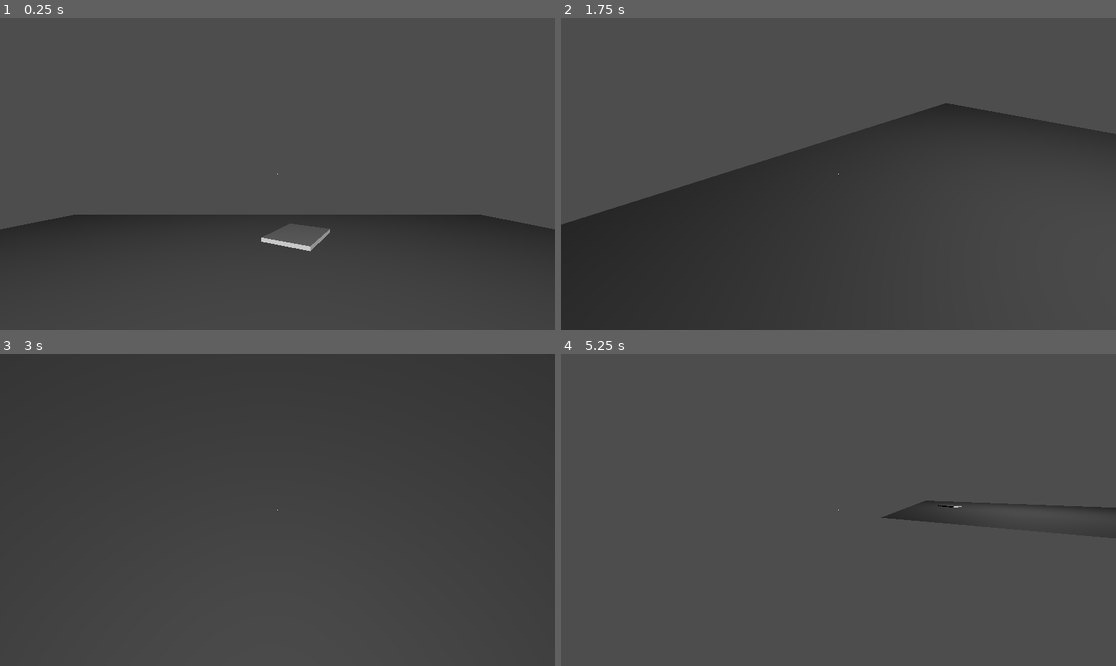
Above: before the commit, frames 1-4 (two rows, left to right).
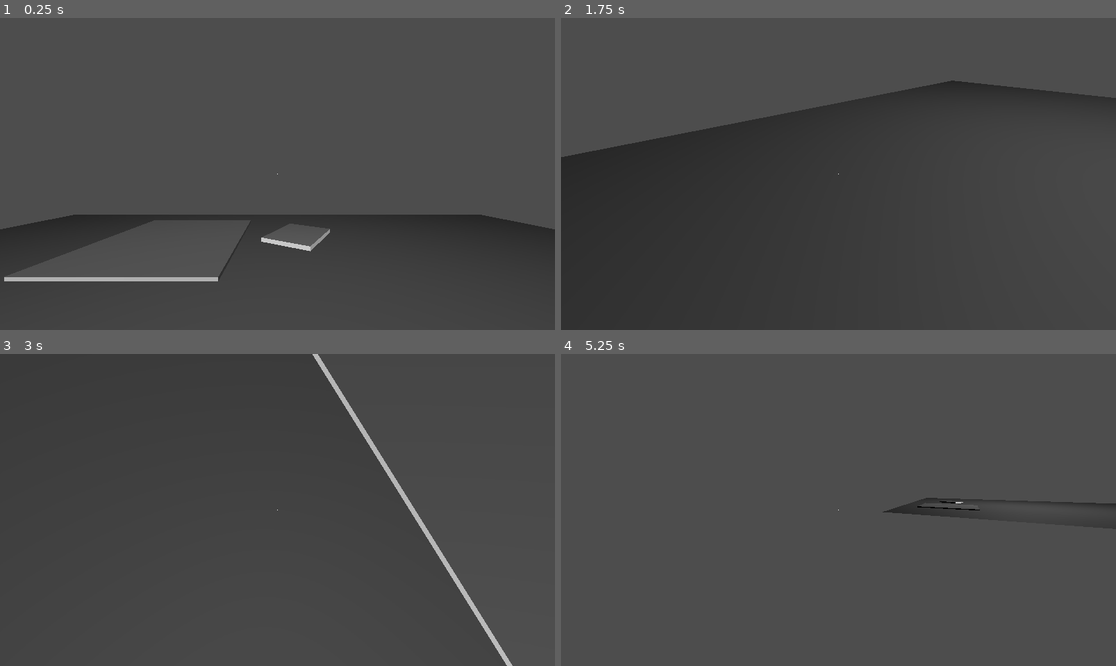
Above: after the commit, the same moments.

Repository: Davidwallacesadler/GodoTex
Game: Godot game, scene res://scenes/tex_office.tscn
Same seed, same stepped clock (60 frames per second), same inputs: the game is played once before the commit and once after it.
Inputs (mouse positions are in pixels of both pictures, inside the frame that each line leads up to):
- Up to frame 1 (0.25 s): no input
- Up to frame 2 (1.75 s): tap Enter (ui_accept) at 0.5, 1.35, 1.52 s; move the mouse to (866, 174) at 0.52 s; hold Up (ui_up) 0.53-1.28 s; hold Enter (ui_accept) 0.53-1.28 s; move the mouse to (727, 189) at 1.27 s; hold Down (ui_down) from 1.28 s (still down)
- Up to frame 3 (3 s): tap Enter (ui_accept) at 1.82, 2.85 s; move the mouse to (333, 441) at 2.02 s; release Down (ui_down) at 2.03 s; hold Right (ui_right) 2.03-2.78 s; hold Enter (ui_accept) 2.03-2.78 s; move the mouse to (249, 572) at 2.77 s; hold Up (ui_up) from 2.78 s (still down)
- Up to frame 4 (5.25 s): tap Enter (ui_accept) at 3.02, 3.32, 4.35, 4.52, 4.82, 5 s; move the mouse to (1005, 556) at 3.52 s; release Up (ui_up) at 3.53 s; hold Enter (ui_accept) 3.53-4.28 s; hold Left (ui_left) 3.53-5.03 s; move the mouse to (672, 463) at 4.27 s; move the mouse to (866, 510) at 5.02 s; hold Down (ui_down) from 5.03 s (still down); hold Enter (ui_accept) from 5.03 s (still down)

The runs differ from the first frame. In frame 1, 0.5% of the frame differs, in the area x 0-40%, y 64-85%; in frame 2, 10%, in the area x 0-100%, y 20-67%; in frame 3, 1.0%; in frame 4, 0.6%.

Commit message:
Add music cause why not

Diff:
--- /dev/null
+++ b/entities/pen.tscn
@@ -0,0 +1,6 @@
+[gd_scene load_steps=2 format=3 uid="uid://co3wcfc1syyhg"]
+
+[ext_resource type="Script" path="res://scripts/world_item.gd" id="1_8ycf4"]
+
+[node name="Pen" type="StaticBody3D"]
+script = ExtResource("1_8ycf4")
--- a/entities/sales_flyer.tscn
+++ b/entities/sales_flyer.tscn
@@ -1,5 +1,6 @@
-[gd_scene load_steps=3 format=3 uid="uid://31mycxqc7vot"]
+[gd_scene load_steps=4 format=3 uid="uid://31mycxqc7vot"]
 
+[ext_resource type="Script" path="res://scripts/world_item.gd" id="1_o2yee"]
 [ext_resource type="ArrayMesh" uid="uid://brjuyws3rf15x" path="res://assets/models/test.obj" id="3_irtr8"]
 
 [sub_resource type="ConcavePolygonShape3D" id="ConcavePolygonShape3D_fy16u"]
@@ -8,8 +9,10 @@
 [node name="sales_flyer" type="StaticBody3D"]
 collision_layer = 2
 collision_mask = 2
+script = ExtResource("1_o2yee")
 
 [node name="Test" type="MeshInstance3D" parent="."]
+transform = Transform3D(1, 0, 0, 0, 0.05, 0, 0, 0, 1.16, 0, 0, 0)
 mesh = ExtResource("3_irtr8")
 
 [node name="CollisionShape3D" type="CollisionShape3D" parent="."]
--- a/scenes/audio_manager.tscn
+++ b/scenes/audio_manager.tscn
@@ -1,7 +1,11 @@
-[gd_scene format=3 uid="uid://1iawf4x7c8m8"]
+[gd_scene load_steps=2 format=3 uid="uid://1iawf4x7c8m8"]
+
+[ext_resource type="Script" path="res://scripts/audio_manager.gd" id="1_1x04q"]
 
 [node name="AudioManager" type="Node"]
+script = ExtResource("1_1x04q")
 
 [node name="SoundEffectAudioStreamPlayer" type="AudioStreamPlayer" parent="."]
 
 [node name="MusicAudioStreamPlayer" type="AudioStreamPlayer" parent="."]
+autoplay = true
--- a/scenes/tex_office.tscn
+++ b/scenes/tex_office.tscn
@@ -1,7 +1,10 @@
-[gd_scene load_steps=5 format=3 uid="uid://dd1qy06qjmp64"]
+[gd_scene load_steps=8 format=3 uid="uid://dd1qy06qjmp64"]
 
 [ext_resource type="PackedScene" uid="uid://dnq3po6gd7t7q" path="res://scenes/player.tscn" id="1_ryj6w"]
 [ext_resource type="PackedScene" uid="uid://bj6vanpn3m78" path="res://entities/credit_card_application.tscn" id="1_uwp72"]
+[ext_resource type="PackedScene" uid="uid://31mycxqc7vot" path="res://entities/sales_flyer.tscn" id="3_rht67"]
+[ext_resource type="PackedScene" uid="uid://1iawf4x7c8m8" path="res://scenes/audio_manager.tscn" id="4_8q1pc"]
+[ext_resource type="AudioStream" uid="uid://cq4w3avdtjlj1" path="res://assets/music/tex_office_theme.mp3" id="5_lv61q"]
 
 [sub_resource type="PlaneMesh" id="PlaneMesh_fuvuw"]
 size = Vector2(10, 10)
@@ -9,20 +12,9 @@
 [sub_resource type="ConcavePolygonShape3D" id="ConcavePolygonShape3D_c10cs"]
 data = PackedVector3Array(25, 0, 25, -25, 0, 25, 25, 0, -25, -25, 0, 25, -25, 0, -25, 25, 0, -25)
 
-[node name="tex_office" type="Node3D"]
+[node name="TexOffice" type="Node3D"]
 
-[node name="credit_card_application" parent="." instance=ExtResource("1_uwp72")]
-transform = Transform3D(0.872411, 0.488774, 2.1365e-08, 0, -4.37114e-08, 1, 0.488774, -0.872411, -3.81343e-08, 0.3111, 0.0899621, -3.04271)
-
-[node name="MeshInstance3D" type="MeshInstance3D" parent="."]
-mesh = SubResource("PlaneMesh_fuvuw")
-
-[node name="StaticBody3D" type="StaticBody3D" parent="MeshInstance3D"]
-
-[node name="CollisionShape3D" type="CollisionShape3D" parent="MeshInstance3D/StaticBody3D"]
-shape = SubResource("ConcavePolygonShape3D_c10cs")
-
-[node name="player" parent="." instance=ExtResource("1_ryj6w")]
+[node name="Player" parent="." instance=ExtResource("1_ryj6w")]
 transform = Transform3D(1, 0, 0, 0, 1, 0, 0, 0, 1, 0, 1, 0)
 
 [node name="OmniLight3D" type="OmniLight3D" parent="."]
@@ -31,3 +23,20 @@
 
 [node name="DirectionalLight3D" type="DirectionalLight3D" parent="."]
 transform = Transform3D(1, 0, 0, 0, 1, 0, 0, 0, 1, 0, 14.4747, 10.3684)
+
+[node name="Floor" type="MeshInstance3D" parent="."]
+mesh = SubResource("PlaneMesh_fuvuw")
+
+[node name="StaticBody3D" type="StaticBody3D" parent="Floor"]
+
+[node name="CollisionShape3D" type="CollisionShape3D" parent="Floor/StaticBody3D"]
+shape = SubResource("ConcavePolygonShape3D_c10cs")
+
+[node name="CreditCardApplication" parent="." instance=ExtResource("1_uwp72")]
+transform = Transform3D(0.872411, 0.488774, 2.1365e-08, 0, -4.37114e-08, 1, 0.488774, -0.872411, -3.81343e-08, 0.3111, 0.0899621, -3.04271)
+
+[node name="sales_flyer" parent="." instance=ExtResource("3_rht67")]
+transform = Transform3D(1, 0, 0, 0, 1, 0, 0, 0, 1, -1.55109, -0.00901508, -3.05557)
+
+[node name="AudioManager" parent="." instance=ExtResource("4_8q1pc")]
+music = ExtResource("5_lv61q")
--- /dev/null
+++ b/scripts/audio_manager.gd
@@ -0,0 +1,26 @@
+class_name AudioManager
+extends Node
+
+@export var music: AudioStream
+@export var sound_effect: AudioStream
+
+func _ready():
+	_setup_music()
+
+
+func _setup_music():
+	if music:
+		$MusicAudioStreamPlayer.stream = music
+		play_music()
+
+
+func play_music():
+	$MusicAudioStreamPlayer.play()
+
+
+func pause_music():
+	$MusicAudioStreamPlayer.stream_paused = true
+
+
+func resume_music():
+	$MusicAudioStreamPlayer.stream_paused = false
--- a/scripts/player.gd
+++ b/scripts/player.gd
@@ -21,10 +21,6 @@
 	# Add the gravity.
 	if not is_on_floor():
 		velocity.y -= gravity * delta
-
-	# Handle Jump.
-	if Input.is_action_just_pressed("ui_accept") and is_on_floor():
-		velocity.y = JUMP_VELOCITY
 
 	# Get the input direction and handle the movement/deceleration.
 	# As good practice, you should replace UI actions with custom gameplay actions.
Not shown, added: assets/music/daily_intro_theme.mp3.import
Not shown, added: assets/music/tex_office_theme.mp3.import
Not shown, added: assets/music/daily_intro_theme.mp3
Not shown, added: assets/music/tex_office_theme.mp3
